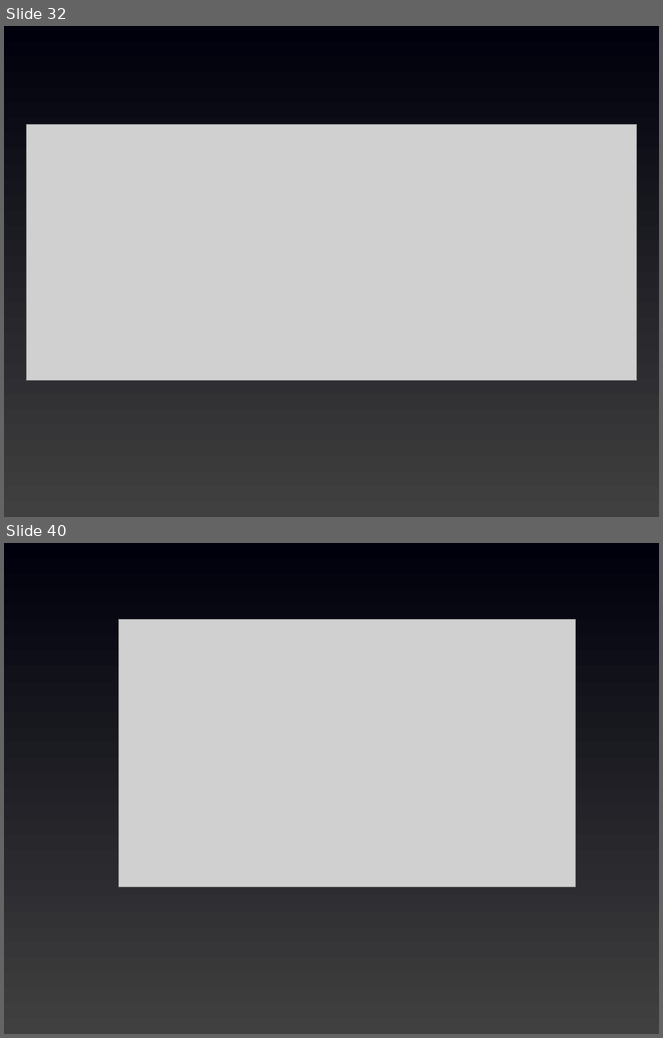
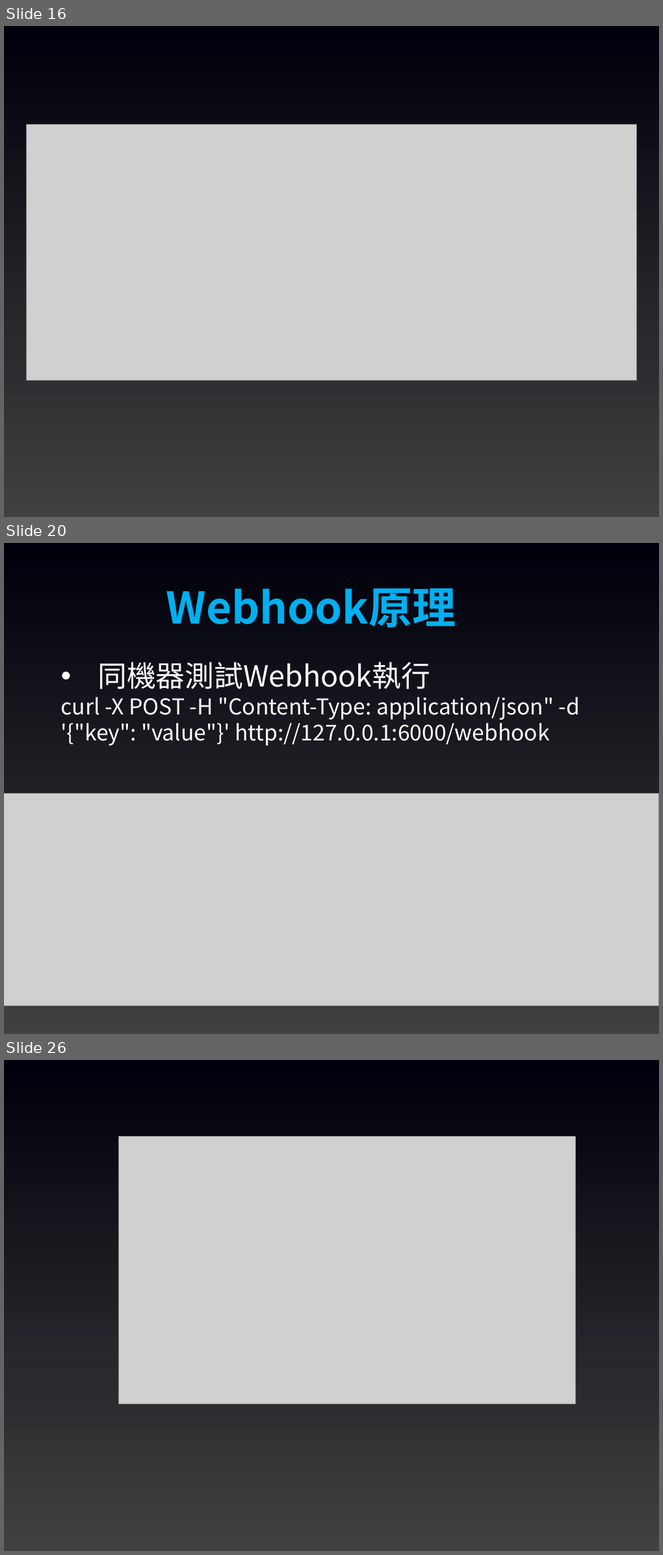
Before and after one commit to joshhu/sculinebot2024, a slide deck: Slides/05. 基礎觀念及知識.pptx. Shown one above the other, each under a label of ours: slides 32 and 40 before the commit, slides 16, 20 and 26 after it; the slides between them are not shown. The pictures are 663x1038 and 663x1555 pixels, drawn with LibreOffice and Linux fonts; fonts in the diff are those of the drawing; grey boxes stand for pictures. Boxes give left, top, right and bottom in pixels: in the first picture for what was removed or moved away, otherwise in the second. Text is boxed around its words. In the diff, an @@ line names an element or a change of style, - is before the commit and + after.

```diff
--- a/Slides/05. 基礎觀念及知識.pptx
+++ b/Slides/05. 基礎觀念及知識.pptx
@@ slide 20 added at bbox=[4, 543, 659, 1034], background gradient #404040 to #00000C @@
@@ text added at bbox=[166, 588, 456, 627], 48 pt, text #00B0F0, bold @@
+Webhook原理
@@ text added at bbox=[61, 662, 581, 746], 24 pt, text #FFFFFF @@
+• 同機器測試Webhook執行
+curl -X POST -H "Content-Type: application/json" -d '{"key": "value"}' http://127.0.0.1:6000/webhook
@@ picture added at bbox=[4, 793, 659, 1006] @@
@@ what was slide 32 is now slide 16 @@
@@ what was slide 40 is now slide 26 @@
```
Also in this commit, not shown: 7 slides changed, 13 other slides added, 20 slides removed, 4 other files.
